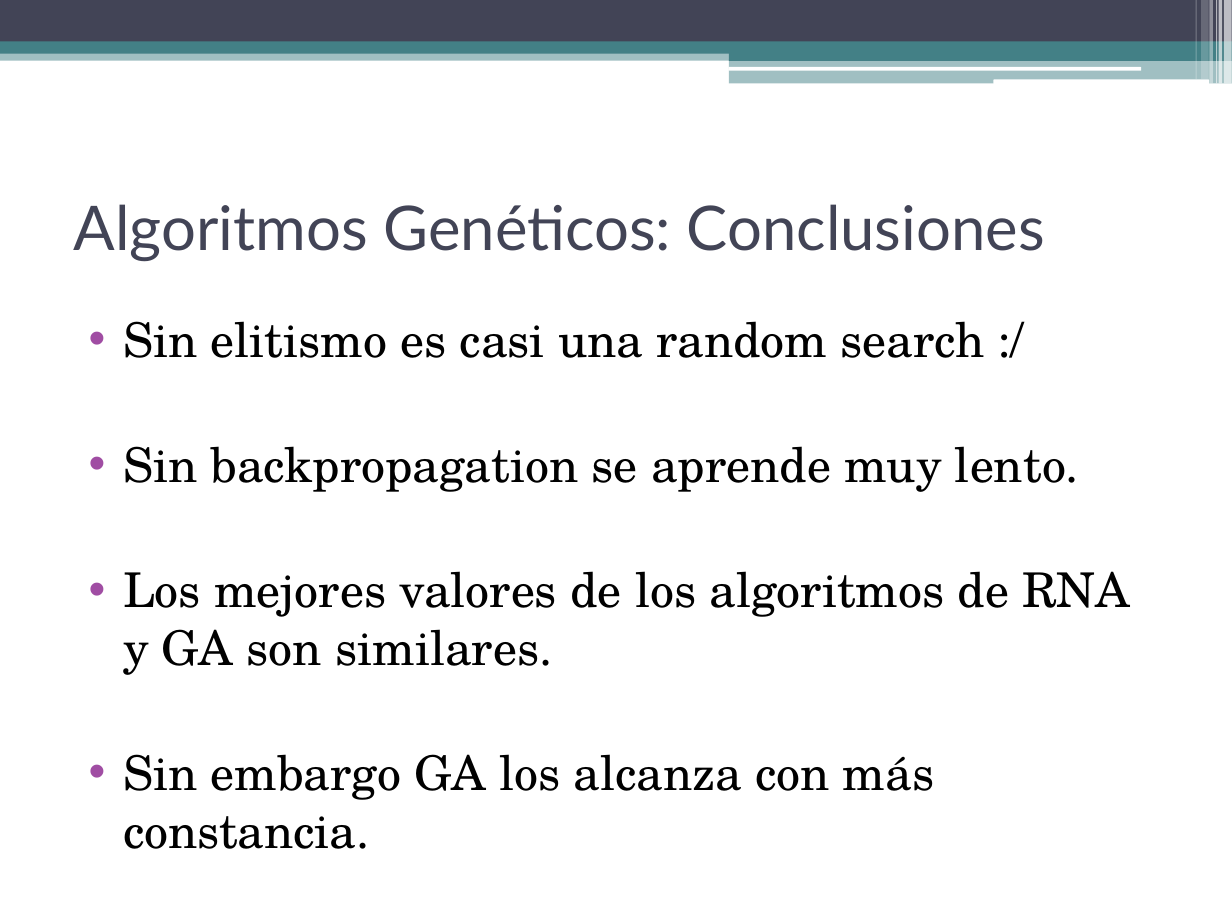
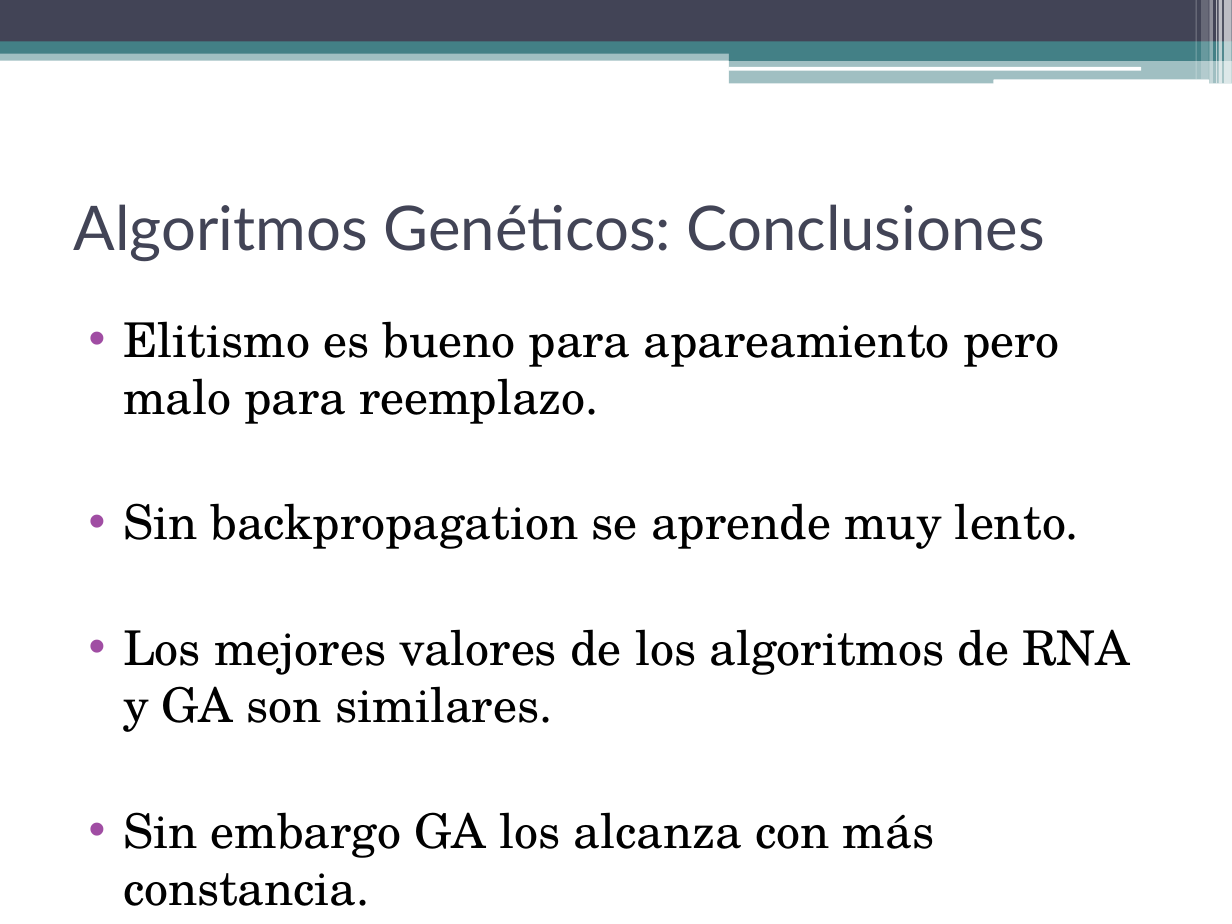
Before and after one commit to dariosus/ITBA_SIA_13_GeneticAlgorithms, a slide deck: slide 16 of presentation/Sistemas de Inteligencia Artificial.pptx. Drawn at 1232x924 pixels with LibreOffice and Linux fonts; fonts in the diff are those of the drawing. Boxes give left, top, right and bottom in pixels: in the first picture for what was removed or moved away, otherwise in the second. Text is boxed around its words. In the diff, an @@ line names an element or a change of style, - is before the commit and + after.

```diff
--- a/presentation/Sistemas de Inteligencia Artificial.pptx
+++ b/presentation/Sistemas de Inteligencia Artificial.pptx
@@ text at box(123, 321, 1060, 424): text changed @@
-• Sin elitismo es casi una random search :/
+• Elitismo es bueno para apareamiento pero malo para reemplazo.
```
Also in this commit, not shown: 8 other slides changed, 1 slide added, 1 slide removed.
